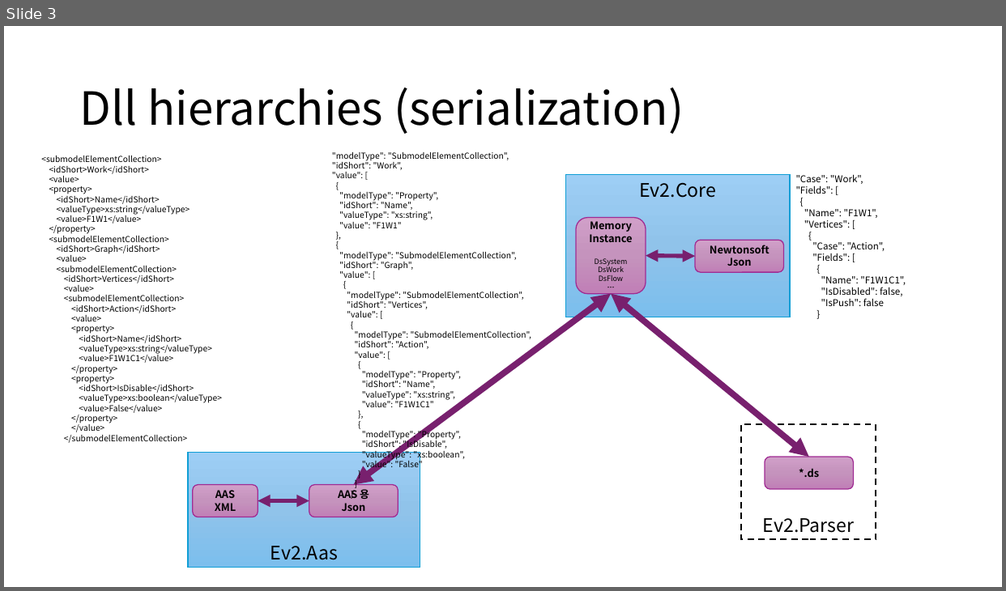
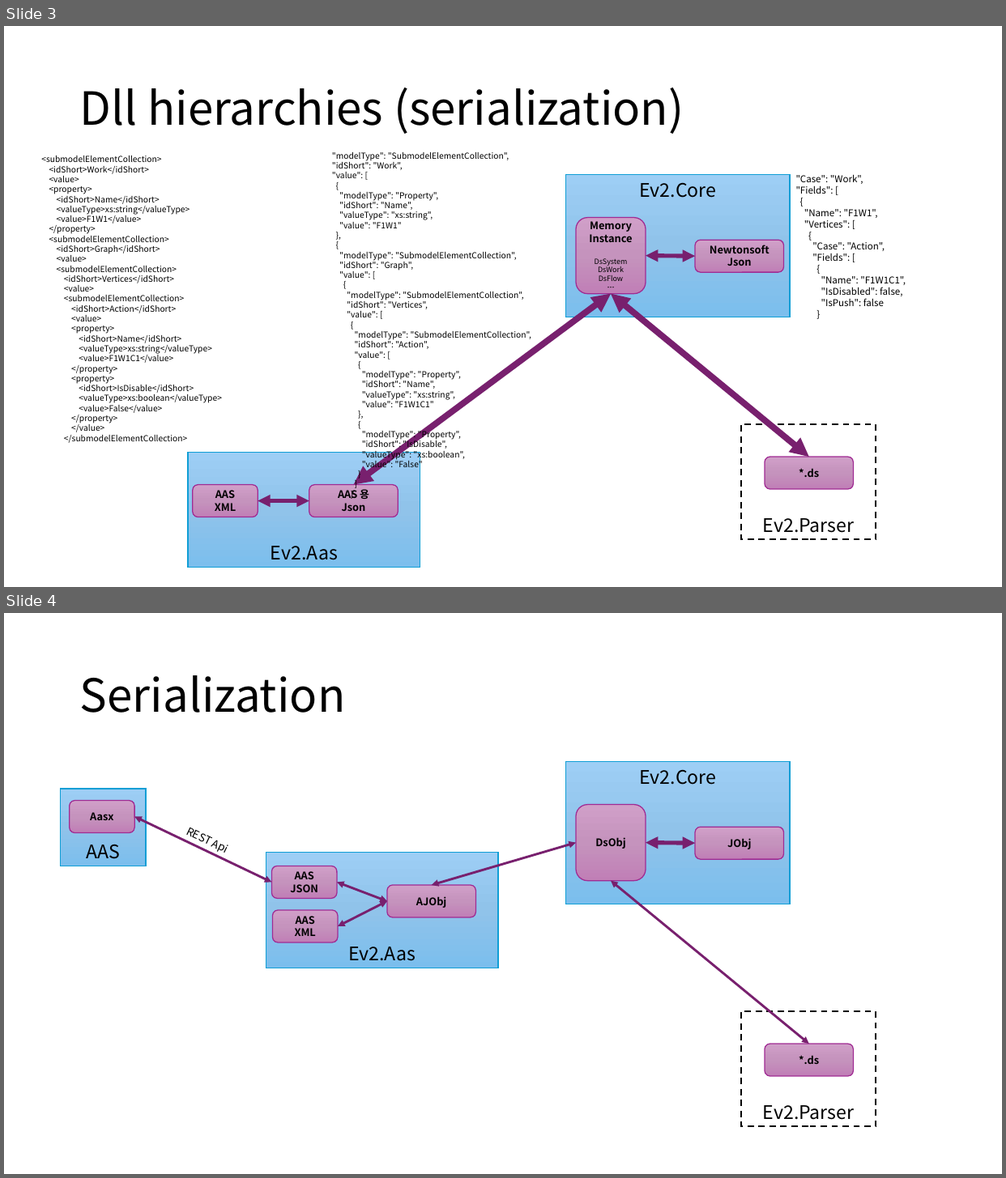
Before and after one commit to DualsoftDev/dsev2, a slide deck: docs/Manuals/Developers/Hierarrchies.pptx. Shown one above the other, each under a label of ours: slide 3 before the commit, slides 3 and 4 after it. The pictures are 1006x591 and 1006x1178 pixels, drawn with LibreOffice and Linux fonts; fonts in the diff are those of the drawing. Boxes give left, top, right and bottom in pixels: in the first picture for what was removed or moved away, otherwise in the second. Text is boxed around its words. In the diff, an @@ line names an element or a change of style, - is before the commit and + after.

Commit message:
- DSEV2: Graph 및 Core 구조 작업 중: JSON <-> AAS XML ??

```diff
--- a/docs/Manuals/Developers/Hierarrchies.pptx
+++ b/docs/Manuals/Developers/Hierarrchies.pptx
@@ slide 4 added at [4,613,1002,1174], background #FFFFFF @@
@@ title added at [80,675,346,713], 44 pt, text #000000 @@
+Serialization
@@ rectangle added at [566,762,790,905], fill gradient #9ECFF5 to #90C4EB to #7CBEED, outline #0F9ED5 1 pt, 18 pt, text #000000 @@
+Ev2.Core
@@ rectangle added at [60,789,146,866], fill gradient #9ECFF5 to #90C4EB to #7CBEED, outline #0F9ED5 1 pt, 18 pt, text #000000 @@
+AAS
@@ rounded rectangle added at [69,801,134,833], fill gradient #D0A0C8 to #C693BD to #C17FB6, outline #A02B93 1 pt, 10 pt, text #000000, bold @@
+Aasx
@@ rounded rectangle added at [576,805,646,881], fill gradient #D0A0C8 to #C693BD to #C17FB6, outline #A02B93 1 pt, 10 pt, text #000000, bold @@
+DsObj
@@ double arrow added from (272, 883) to (134, 816), #78206E 2.25 pt @@
@@ text added at [176,818,241,864], 10.5 pt, text #000000 @@
+REST Api
@@ rounded rectangle added at [695,827,784,859], fill gradient #D0A0C8 to #C693BD to #C17FB6, outline #A02B93 1 pt, 10 pt, text #000000, bold @@
+JObj
@@ rectangle added at [266,853,498,968], fill gradient #9ECFF5 to #90C4EB to #7CBEED, outline #0F9ED5 1 pt, 18 pt, text #000000 @@
+Ev2.Aas
@@ double arrow added from (576, 843) to (432, 885), #78206E 2.25 pt @@
@@ double arrow added from (695, 844) to (646, 843), #78206E 4 pt @@
@@ rounded rectangle added at [272,866,337,898], fill gradient #D0A0C8 to #C693BD to #C17FB6, outline #A02B93 1 pt, 10 pt, text #000000, bold @@
+AAS
+JSON
@@ double arrow added from (387, 901) to (337, 883), #78206E 2.25 pt @@
@@ double arrow added from (387, 901) to (338, 926), #78206E 2.25 pt @@
@@ rounded rectangle added at [387,885,476,918], fill gradient #D0A0C8 to #C693BD to #C17FB6, outline #A02B93 1 pt, 10 pt, text #000000, bold @@
+AJObj
@@ double arrow added from (612, 881) to (809, 1044), #78206E 2.25 pt @@
@@ rounded rectangle added at [273,910,338,943], fill gradient #D0A0C8 to #C693BD to #C17FB6, outline #A02B93 1 pt, 10 pt, text #000000, bold @@
+AAS
+XML
@@ rectangle added at [741,1012,876,1127], fill #FFFFFF, outline #000000 1.5 pt dashed, 18 pt, text #000000 @@
+Ev2.Parser
@@ rounded rectangle added at [765,1044,854,1076], fill gradient #D0A0C8 to #C693BD to #C17FB6, outline #A02B93 1 pt, 10 pt, text #000000, bold @@
+*.ds
```
Also in this commit, not shown: 1 slide changed, 9 other files.
